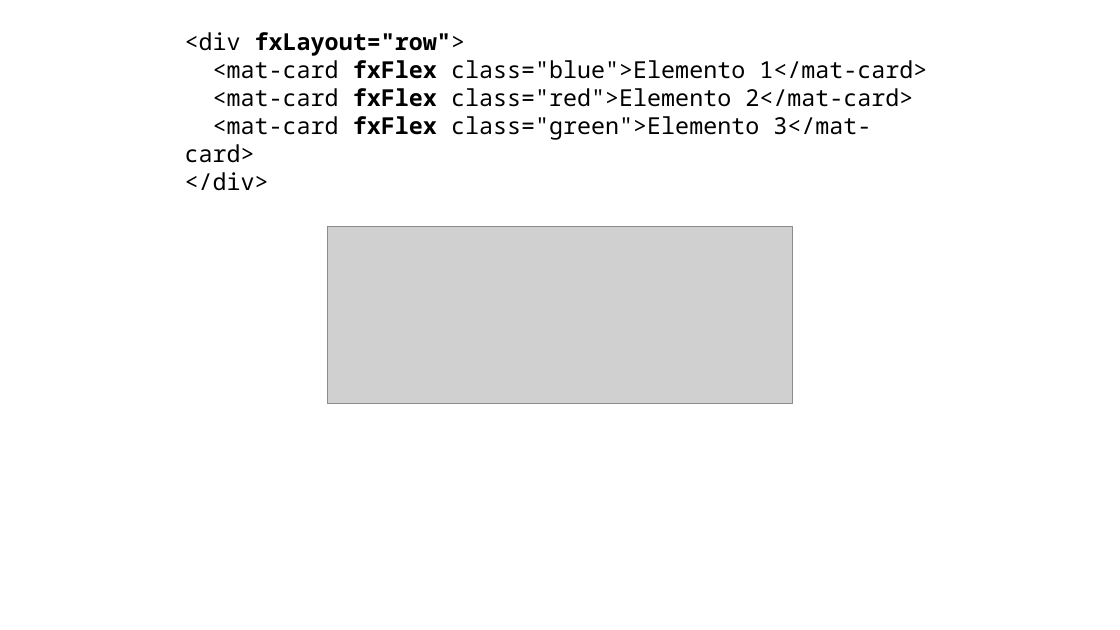
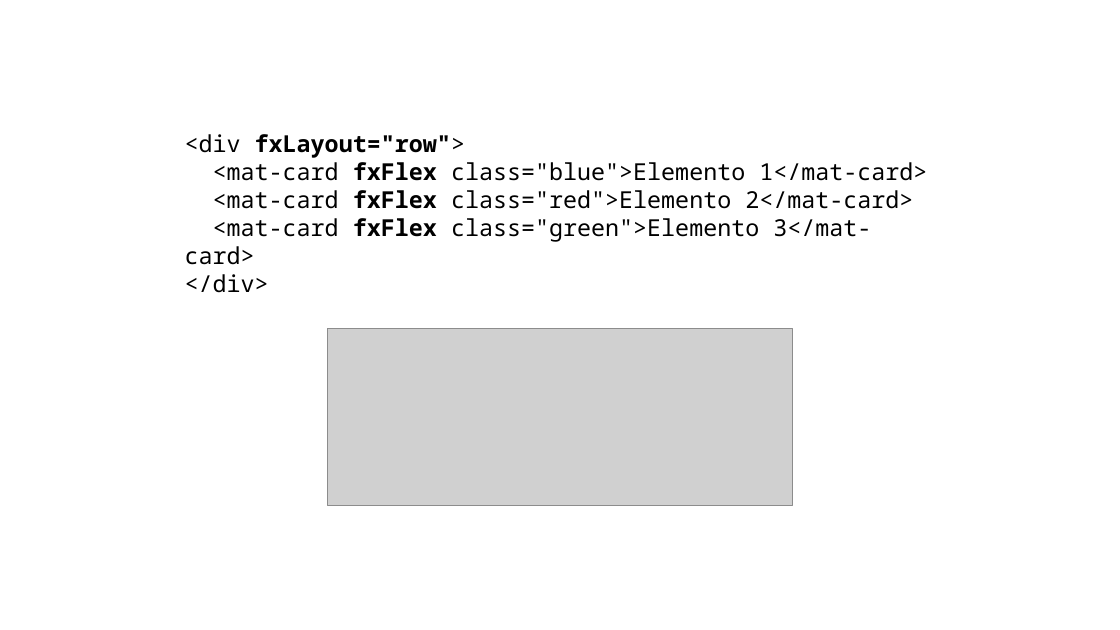
Before and after one commit to eduardoflorence/angular-flex-layout, a slide deck: slide 9 of eduardo-florence-meetup-angular-rio-flex-layout.pptx (slide 8 before the commit). Drawn at 1120x630 pixels with LibreOffice and Linux fonts; fonts in the diff are those of the drawing; grey boxes stand for pictures. Boxes give left, top, right and bottom in pixels: in the first picture for what was removed or moved away, otherwise in the second. Text is boxed around its words. In the diff, an @@ line names an element or a change of style, - is before the commit and + after.

```diff
--- a/eduardo-florence-meetup-angular-rio-flex-layout.pptx
+++ b/eduardo-florence-meetup-angular-rio-flex-layout.pptx
@@ text "<div fxLayout="row">": place and size @@
-text "<div fxLayout="row">" at <box>185,32,927,163</box>
+text "<div fxLayout="row">" at <box>185,134,927,265</box>
@@ picture: place and size @@
-picture at <box>328,227,792,403</box>
+picture at <box>328,329,792,505</box>
```
Also in this commit, not shown: 12 other slides changed, 12 slides added, 2 slides removed, 2 other files.
